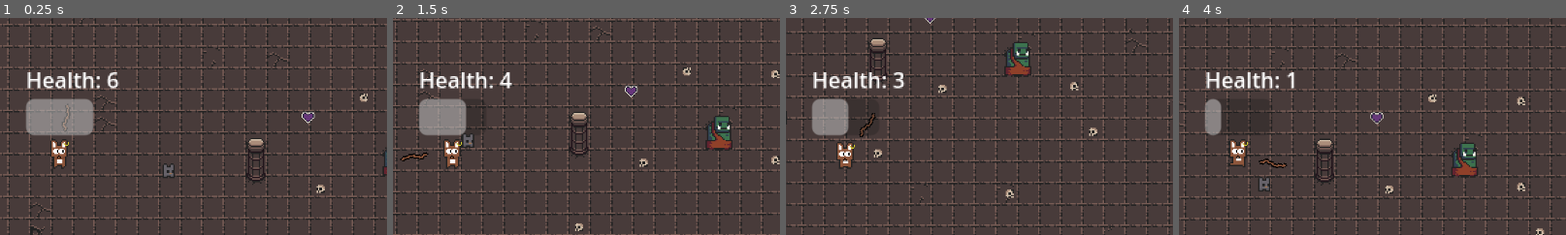
Above: before the commit, frames 1-4 (left to right).
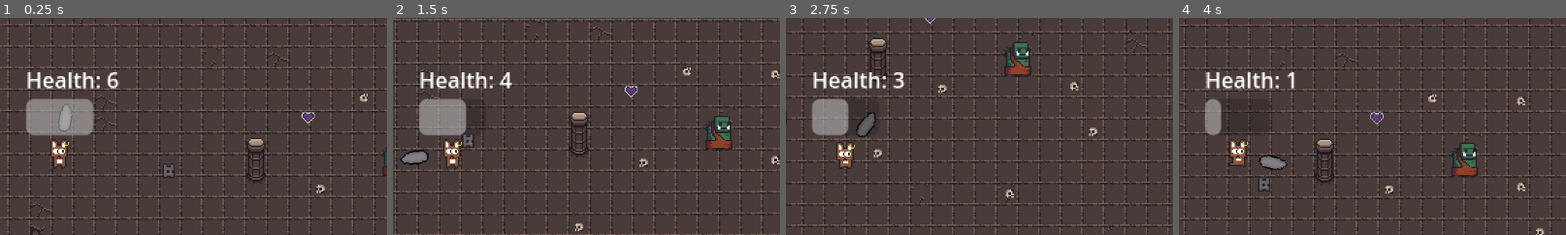
Above: after the commit, the same moments.

Repository: Naigma/proyecto_godot_2526
Game: Godot game, scene res://modules/levels/tutorial/tutorial.tscn
Two runs of this game, one before a commit and one after it. Both use one fixed random seed, a clock stepped at 60 frames per second and the inputs below. The project has no main scene, so this scene is started directly.
Inputs (mouse positions are % of the whole screen's width and height, from its top left):
- Up to frame 1 (0.25 s): no input
- Up to frame 2 (1.5 s): tap Enter (ui_accept) at 0.5, 0.77 s; move the mouse to (72, 45) at 0.52 s; hold D (right) 0.53-1.28 s; tap E (interact) at 0.6, 1.35 s; move the mouse to (30, 55) at 1.27 s; hold S (down) from 1.28 s (still down)
- Up to frame 3 (2.75 s): tap Enter (ui_accept) at 1.52 s; move the mouse to (60, 28) at 2.02 s; release S (down) at 2.03 s; hold D (right) from 2.03 s (still down); tap E (interact) at 2.1 s
- Up to frame 4 (4 s): move the mouse to (45, 70) at 2.77 s; release D (right) at 2.78 s; hold W (up) 2.78-3.53 s; tap E (interact) at 2.85, 3.6 s; tap Enter (ui_accept) at 3.02, 3.77 s; move the mouse to (80, 65) at 3.52 s; hold A (left) from 3.53 s (still down)
The pictures show only the part of the screen within x 42-92%, y 20-70%; the shares and areas given below are measured in that part.

The runs differ from the first frame. In frame 1, 0.3% of the frame differs, in the area x 15-19%, y 39-53%; in frame 2, 0.4%, in the area x 2-10%, y 60-68%; in frame 3, 0.3%; in frame 4, 0.3%.

Commit message:
changed stick to rock

Diff:
--- a/modules/sword/sword.tscn
+++ b/modules/sword/sword.tscn
@@ -7,15 +7,15 @@
 radius = 5.4054046
 height = 21.999998
 
-[sub_resource type="AtlasTexture" id="AtlasTexture_4d0i3"]
+[sub_resource type="AtlasTexture" id="AtlasTexture_351gm"]
 atlas = ExtResource("2_351gm")
-region = Rect2(304, 0, 16, 32)
+region = Rect2(336, 0, 16, 32)
 
 [sub_resource type="SpriteFrames" id="SpriteFrames_sfcmx"]
 animations = [{
 "frames": [{
 "duration": 1.0,
-"texture": SubResource("AtlasTexture_4d0i3")
+"texture": SubResource("AtlasTexture_351gm")
 }],
 "loop": true,
 "name": &"default",
